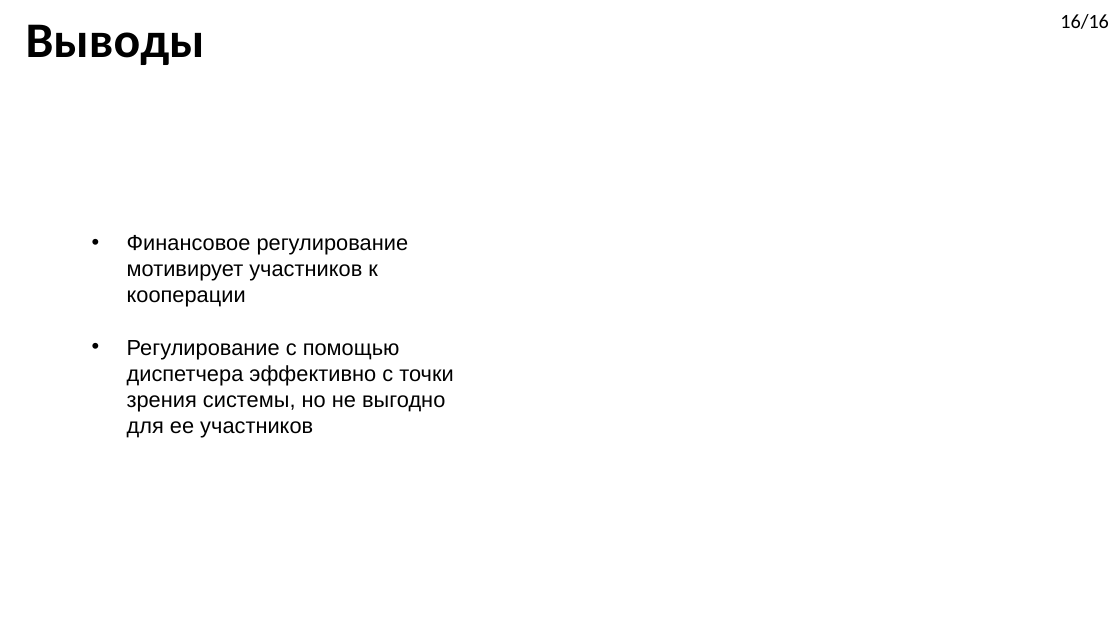
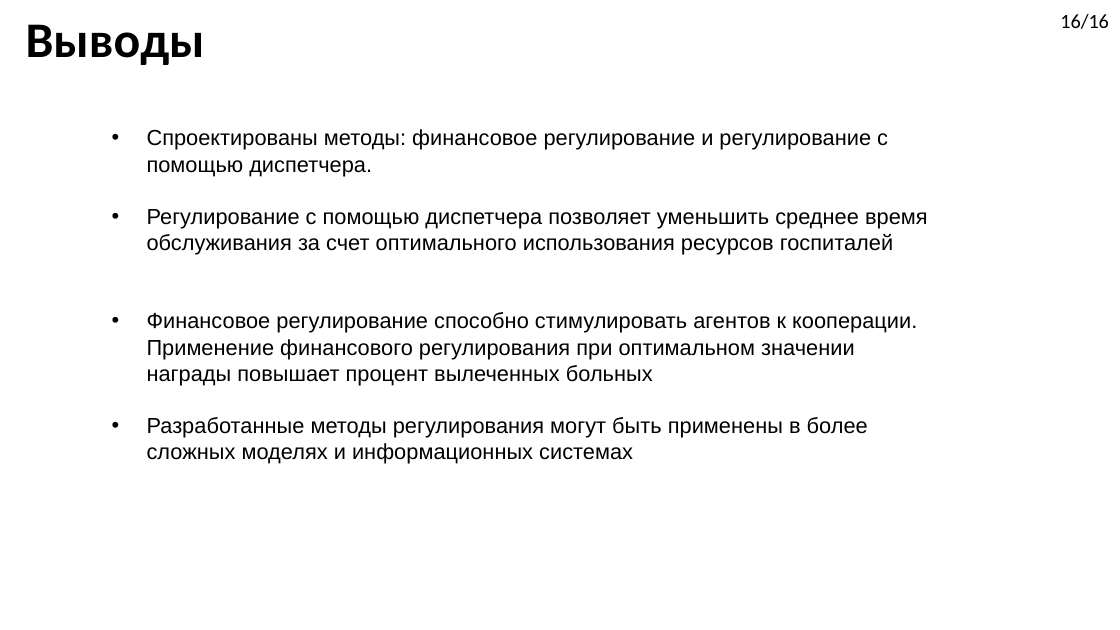
Before and after one commit to DimaStoyanov/Ambulance-Dispatching, a slide deck: slide 16 of Diplom_Presentation.pptx. Drawn at 1120x630 pixels with LibreOffice and Linux fonts; fonts in the diff are those of the drawing; background and template pictures are left out. Boxes give left, top, right and bottom in pixels: in the first picture for what was removed or moved away, otherwise in the second. Text is boxed around its words. In the diff, an @@ line names an element or a change of style, - is before the commit and + after.

```diff
--- a/Diplom_Presentation.pptx
+++ b/Diplom_Presentation.pptx
@@ text at bbox=[147, 129, 928, 464]: text changed @@
-• Финансовое регулирование мотивирует участников к кооперации
-• Регулирование с помощью диспетчера эффективно с точки зрения системы, но не выгодно для ее участников
+• Спроектированы методы: финансовое регулирование и регулирование с помощью диспетчера.
+• Регулирование с помощью диспетчера позволяет уменьшить среднее время обслуживания за счет оптимального использования ресурсов госпиталей
+• Финансовое регулирование способно стимулировать агентов к кооперации. Применение финансового регулирования при оптимальном значении награды повышает процент вылеченных больных
+• Разработанные методы регулирования могут быть применены в более сложных моделях и информационных системах
```
Also in this commit, not shown: 6 other slides changed, 6 slides added, 6 slides removed, 5 other files.
